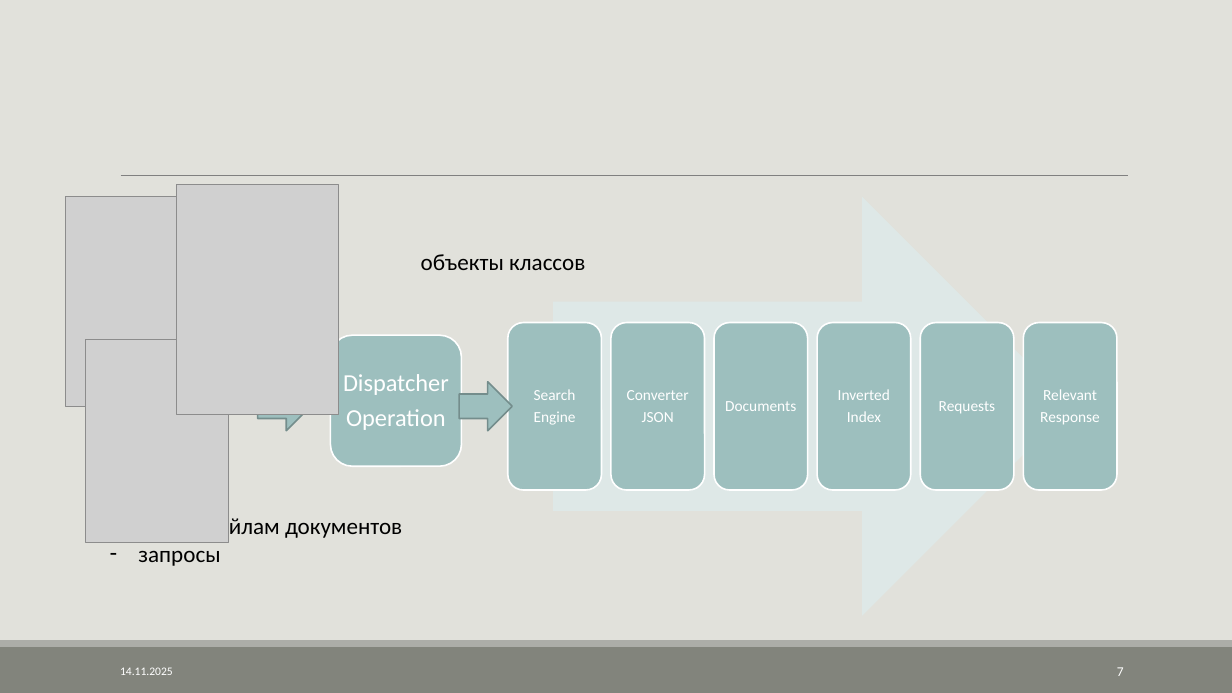
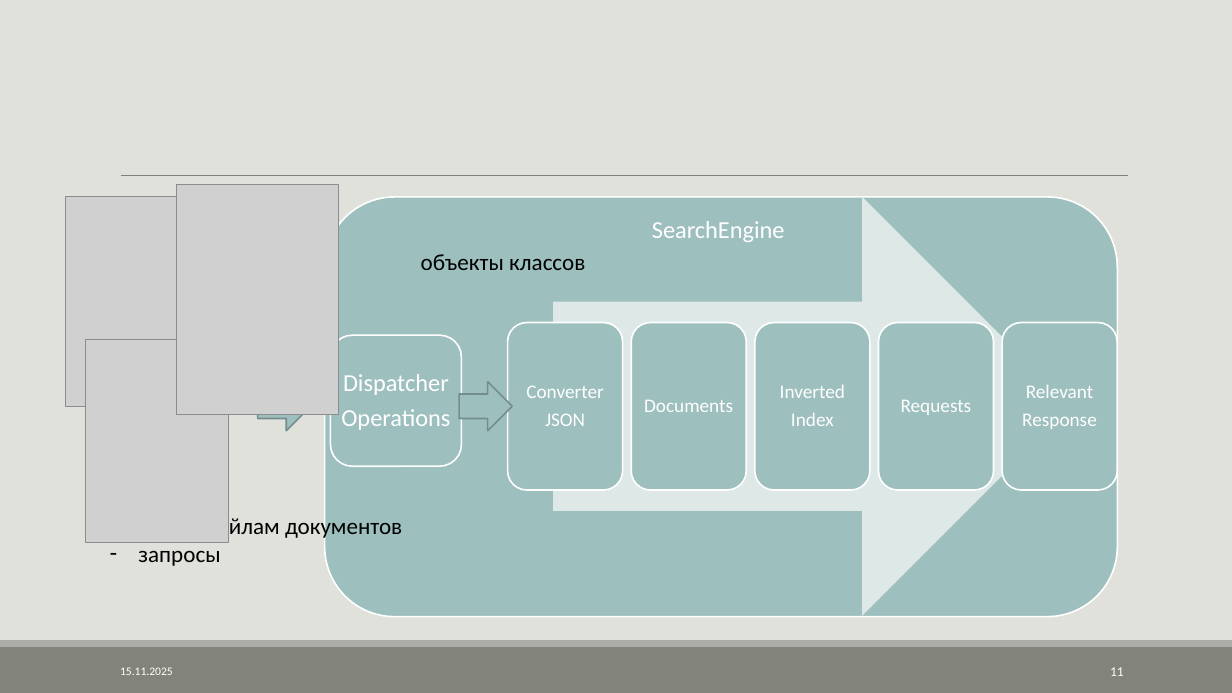
Before and after one commit to AVKazmirchuk/SearchEngine, a slide deck: slide 11 of presentation/защита.pptx (slide 7 before the commit). Drawn at 1232x693 pixels with LibreOffice and Linux fonts; fonts in the diff are those of the drawing; grey boxes stand for pictures. Boxes give left, top, right and bottom in pixels: in the first picture for what was removed or moved away, otherwise in the second. Text is boxed around its words. In the diff, an @@ line names an element or a change of style, - is before the commit and + after.

Commit message:
update presentation

```diff
--- a/presentation/защита.pptx
+++ b/presentation/защита.pptx
@@ rounded rectangle: place and size @@
-rounded rectangle at [714,323,808,490]
+rounded rectangle at [324,197,1117,616]
@@ text added at [652,221,785,242], 19 pt, text #FFFFFF @@
+SearchEngine
@@ rounded rectangle: place and size @@
-rounded rectangle at [508,323,602,490]
+rounded rectangle at [507,323,623,490]
@@ size 12 to 15 pt; more space between paragraphs in 5 elements at [1022,385,1097,429], [901,400,972,415], [780,385,845,426], [644,400,733,412], [526,385,603,426] @@
@@ text "Converter": place and size @@
-text "Converter" at [627,390,689,422]
+text "Converter" at [526,385,603,426]
@@ rounded rectangle: place and size @@
-rounded rectangle at [611,323,704,490]
+rounded rectangle at [631,323,747,490]
@@ text "Documents": place and size @@
-text "Documents" at [725,401,796,411]
+text "Documents" at [644,400,733,412]
@@ rounded rectangle: place and size @@
-rounded rectangle at [817,323,910,490]
+rounded rectangle at [755,323,871,490]
@@ text "Inverted": place and size @@
-text "Inverted" at [838,389,890,422]
+text "Inverted" at [780,385,845,426]
@@ rounded rectangle: place and size @@
-rounded rectangle at [921,323,1014,490]
+rounded rectangle at [879,323,994,490]
@@ text "Requests": place and size @@
-text "Requests" at [939,401,995,414]
+text "Requests" at [901,400,972,415]
@@ rounded rectangle: place and size @@
-rounded rectangle at [1023,323,1116,490]
+rounded rectangle at [1003,323,1118,490]
@@ text "Relevant": place and size @@
-text "Relevant" at [1040,389,1100,425]
+text "Relevant" at [1022,385,1097,429]
@@ text removed at [534,389,576,425] @@
-Search
-Engine
@@ text at [341,409,450,430]: text changed @@
-Operation
+Operations
@@ text at [120,667,173,675]: text changed @@
-14.11.2025
+15.11.2025
@@ page number at [1110,667,1124,676]: text changed @@
-7
+11
```
Also in this commit, not shown: 14 other slides changed, 3 slides added, 13 other files.
